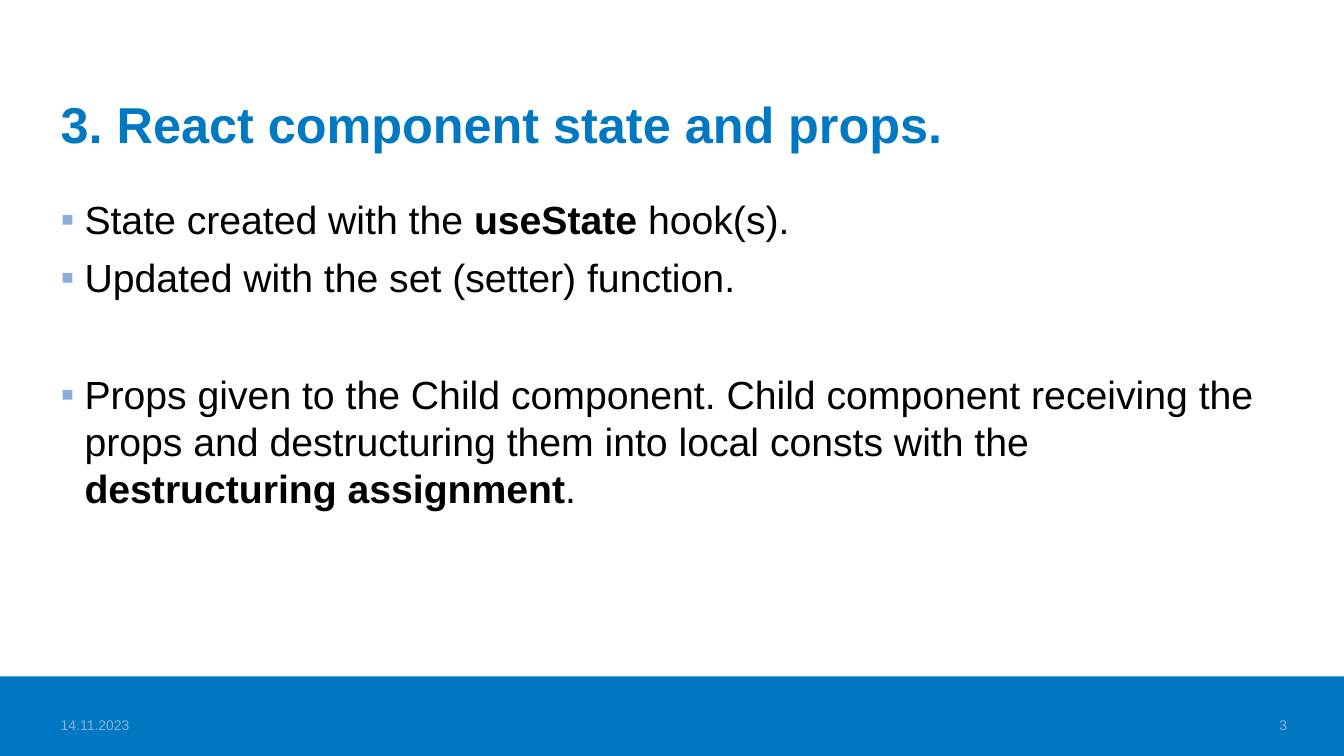
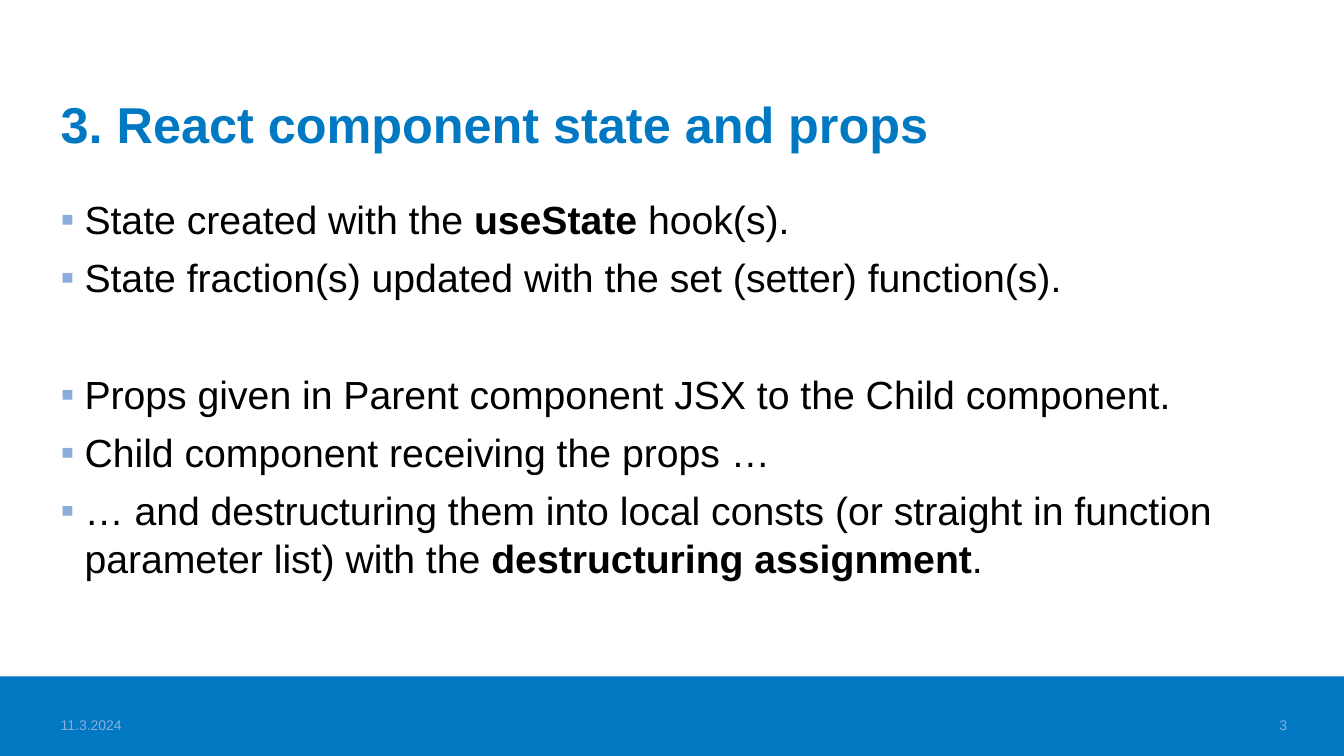
Before and after one commit to haagahelia/ohke-teknologiat, a slide deck: slide 3 of 05_frontend/Frontend_VideoTopics.pptx. Drawn at 1344x756 pixels with LibreOffice and Linux fonts; fonts in the diff are those of the drawing; background and template pictures are left out. Boxes give left, top, right and bottom in pixels: in the first picture for what was removed or moved away, otherwise in the second. Text is boxed around its words. In the diff, an @@ line names an element or a change of style, - is before the commit and + after.

```diff
--- a/05_frontend/Frontend_VideoTopics.pptx
+++ b/05_frontend/Frontend_VideoTopics.pptx
@@ title at (x1=61, y1=106, x2=928, y2=153): text changed @@
-3. React component state and props.
+3. React component state and props
@@ text at (x1=85, y1=263, x2=1211, y2=581): text changed @@
-▪ Updated with the set (setter) function.
-▪ Props given to the Child component. Child component receiving the props and destructuring them into local consts with the destructuring assignment.
+▪ State fraction(s) updated with the set (setter) function(s).
+▪ Props given in Parent component JSX to the Child component.
+▪ Child component receiving the props …
+▪ … and destructuring them into local consts (or straight in function parameter list) with the destructuring assignment.
@@ text at (x1=61, y1=720, x2=122, y2=730): text changed @@
-14.11.2023
+11.3.2024
```
Also in this commit, not shown: 15 other slides changed, 1 other file.
